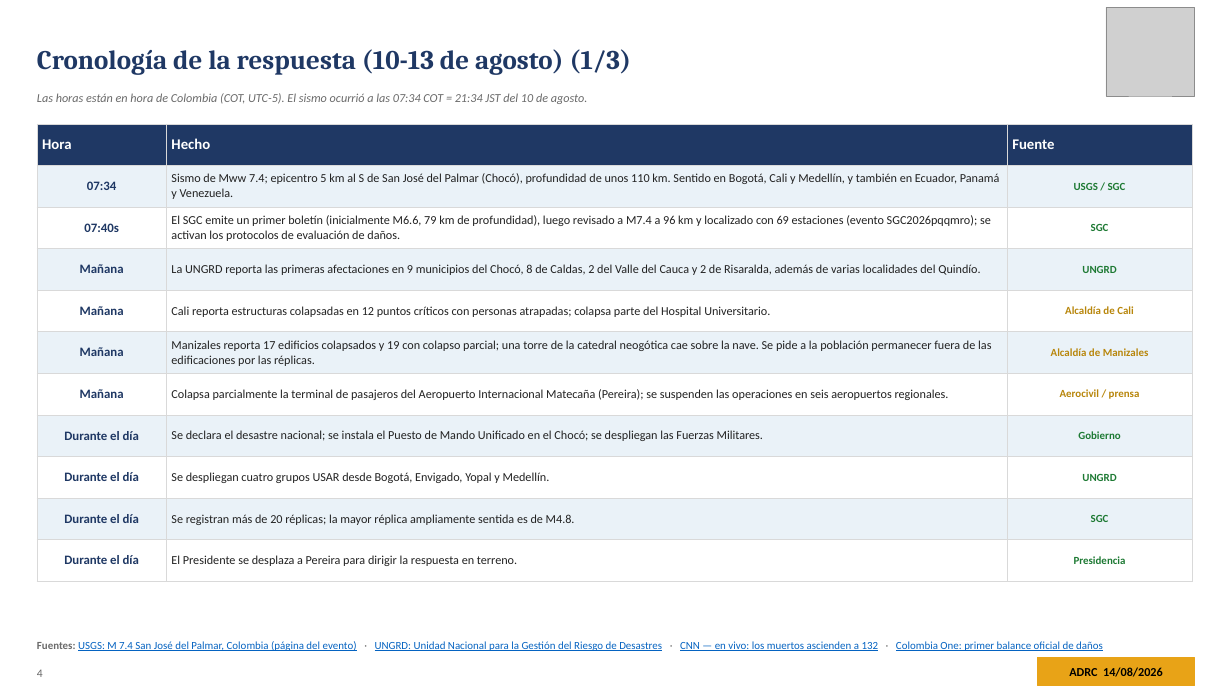
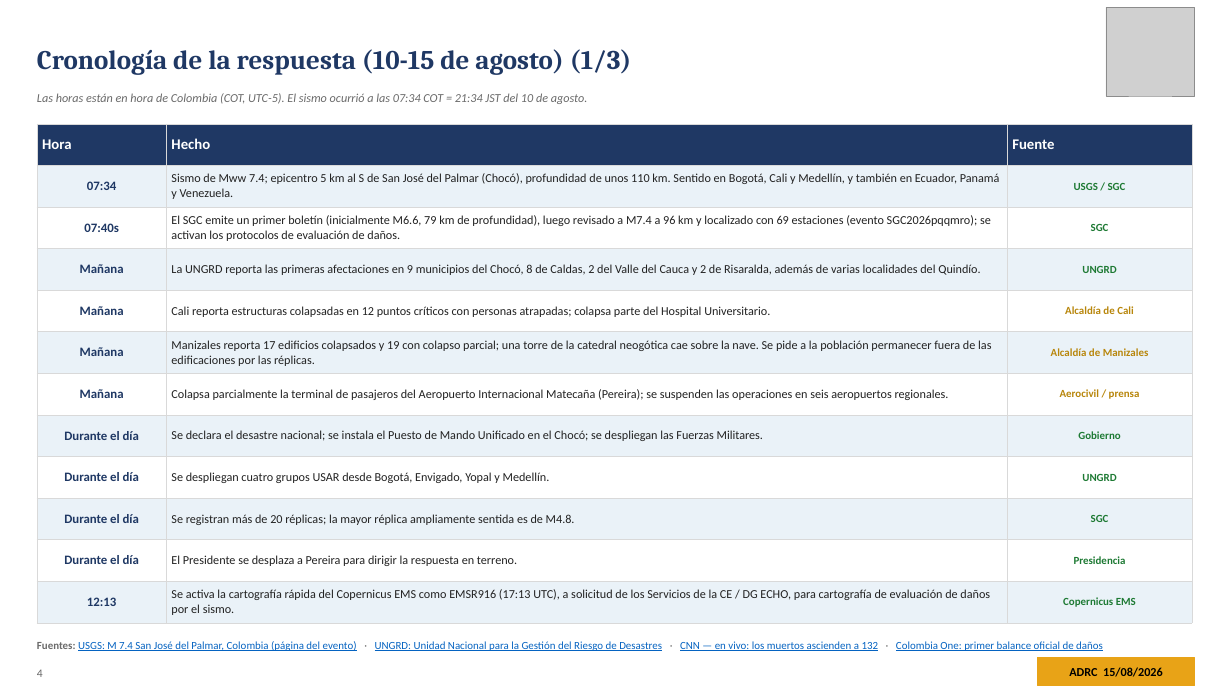
Before and after one commit to kochobi-max/whatsmap, a slide deck: slide 4 of reports/colombia_eq_20260810/output/ADRC_EQ_COL_Choco_20260810_ES.pptx. Drawn at 1232x693 pixels with LibreOffice and Linux fonts; fonts in the diff are those of the drawing; grey boxes stand for pictures. Boxes give left, top, right and bottom in pixels: in the first picture for what was removed or moved away, otherwise in the second. Text is boxed around its words. In the diff, an @@ line names an element or a change of style, - is before the commit and + after.

```diff
--- a/reports/colombia_eq_20260810/output/ADRC_EQ_COL_Choco_20260810_ES.pptx
+++ b/reports/colombia_eq_20260810/output/ADRC_EQ_COL_Choco_20260810_ES.pptx
@@ text at bbox=[37, 49, 632, 75]: text changed @@
-Cronología de la respuesta (10-13 de agosto) (1/3)
+Cronología de la respuesta (10-15 de agosto) (1/3)
@@ table at bbox=[37, 124, 1192, 619] @@
+row 12: 12:13 | Se activa la cartografía rápida del Copernicus EMS como EMSR916 (17:13 UTC), a solicitud de los Servicios de la CE / DG ECHO, para cartografía de evaluación de daños por el sismo. | Copernicus EMS
@@ text at bbox=[1069, 667, 1163, 677]: text changed @@
-ADRC 14/08/2026
+ADRC 15/08/2026
```
Also in this commit, not shown: 32 other slides changed, 2 slides added, 8 other files.
